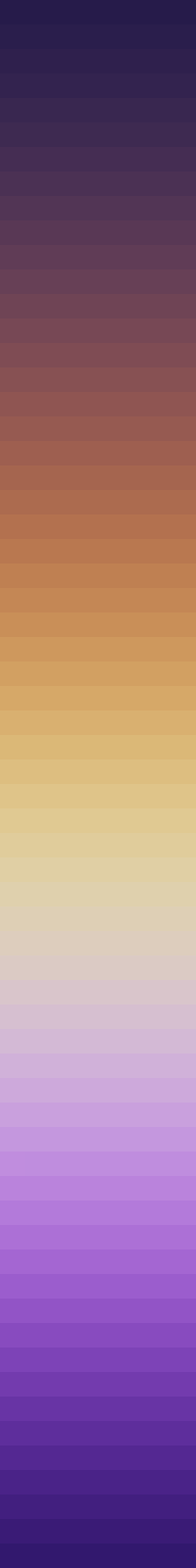
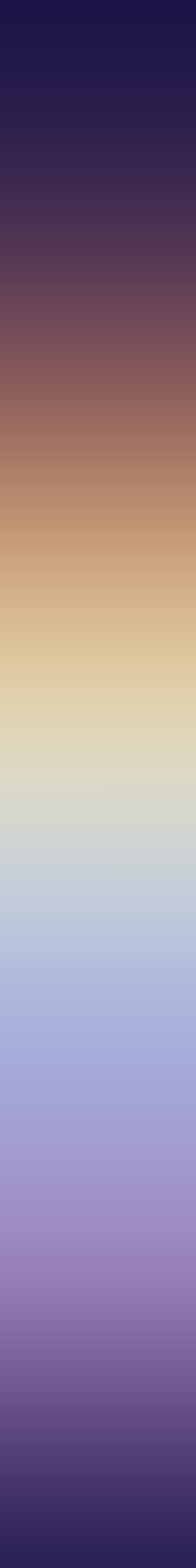
Layers edited between the first and the second 196×1568 image:
added layer "v4 Fluide" above "v4" over (0, 0, 196, 1568)
added layer "v4" above "v3" over (0, 0, 196, 1568)
renamed "Calque 1 copie 4" to "v1 Banding", hid it over (0, 0, 196, 1568)
renamed "Calque 1 copie 2" to "v1 Fluide", showed it over (0, 0, 196, 1568)
renamed "Calque 1" to "v2 fluide", showed it over (0, 0, 196, 1568)
